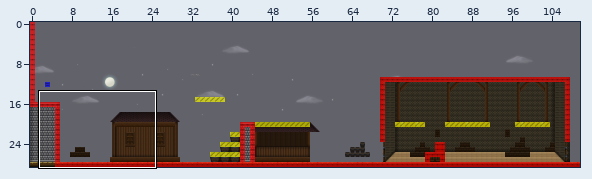
Two states of a Tiled map, res/maps/level1.tmx. Above, an overview of the earlier version with the close-up marked.
Close-up. Old version:
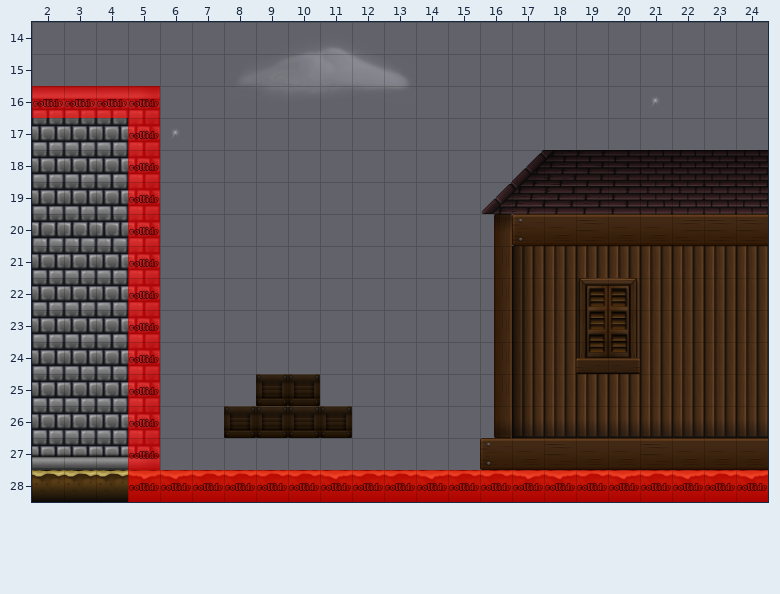
Cells are 64x64 px. Shown: x 2..24, y 14..28. The commit also changed other parts of the map, which this record leaves out.
New version:
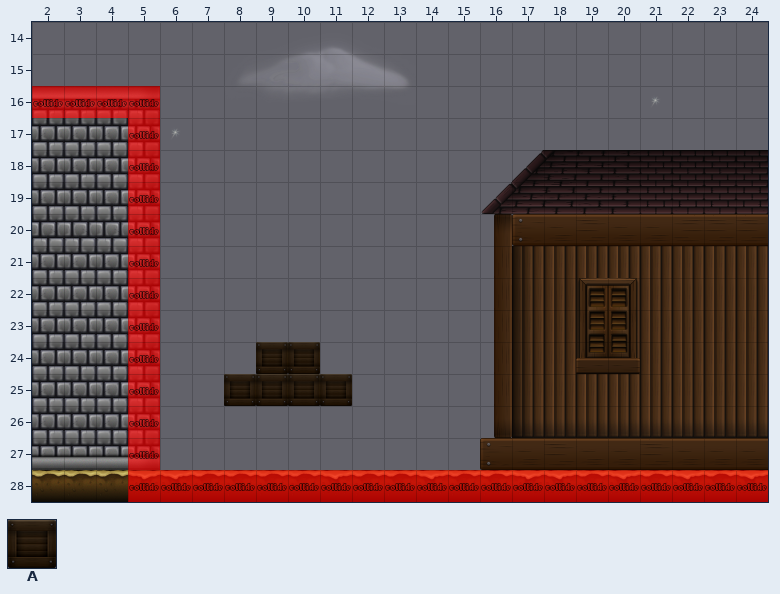
Key: from "Environment Tiles": A 171.
_ is an empty cell.
Difference:
Layer "Background00":
y 24: x 9..10 __ -> AA
y 25: x 8 _ -> A; x 11 _ -> A
y 26: x 8..11 AAAA -> ____
Changed places in both close-ups, as pixel boxes (x1, y1, x2, y2):
changed: (224, 342, 352, 438)
